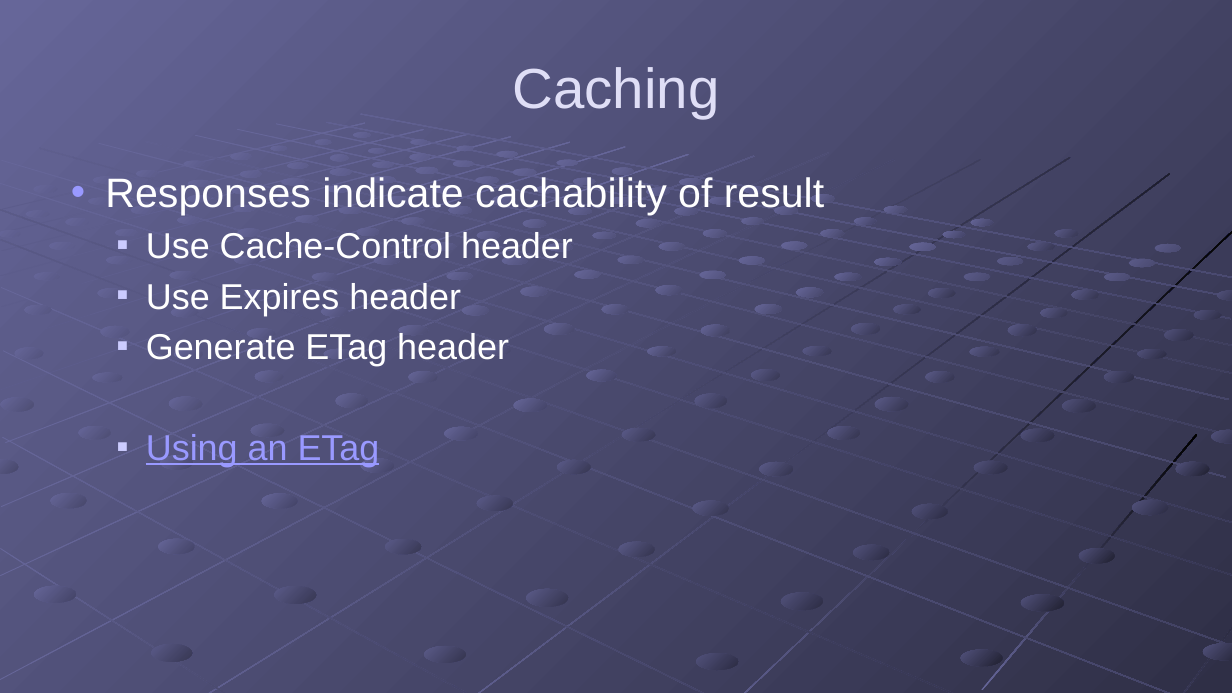
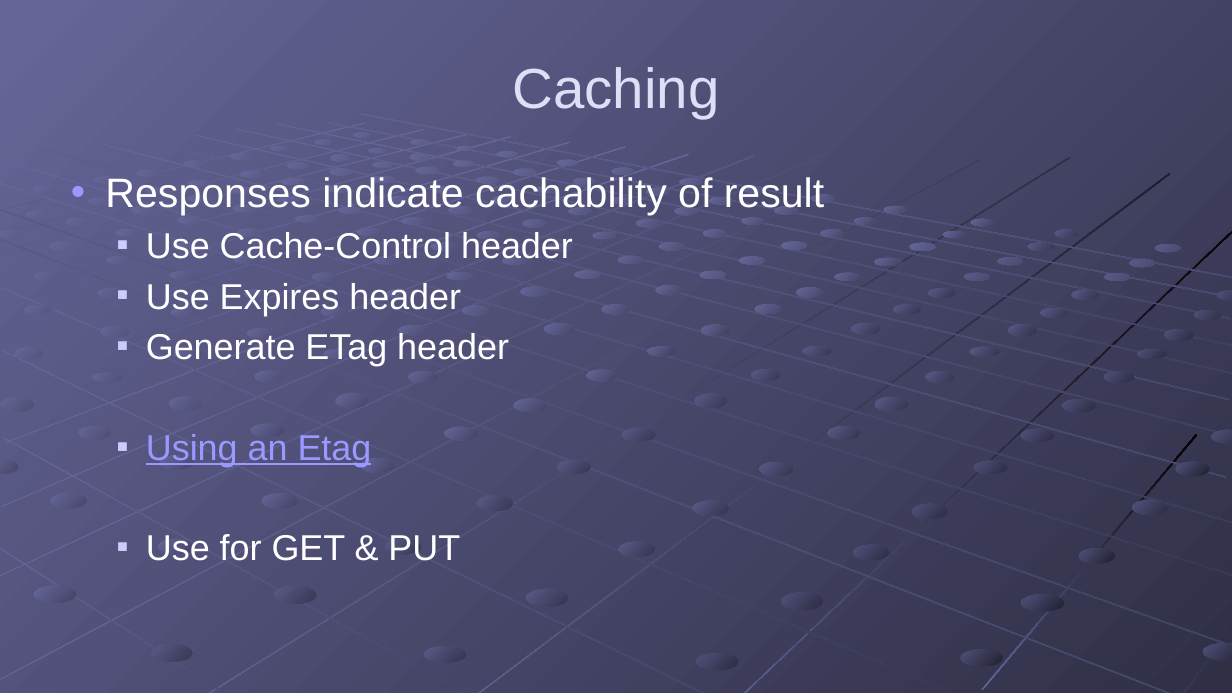
Before and after one commit to gregsohl/RESTFul_API_Presentation, a slide deck: slide 23 of Presentation/RESTful APIs.pptx. Drawn at 1232x693 pixels with LibreOffice and Linux fonts; fonts in the diff are those of the drawing. Boxes give left, top, right and bottom in pixels: in the first picture for what was removed or moved away, otherwise in the second. Text is boxed around its words. In the diff, an @@ line names an element or a change of style, - is before the commit and + after.

```diff
--- a/Presentation/RESTful APIs.pptx
+++ b/Presentation/RESTful APIs.pptx
@@ text at (146,434,460,561): text changed; text colour #9999FF to #FFFFFF @@
-  ■ Using an ETag
+  ■ Using an Etag
+  ■ Use for GET & PUT
```
Also in this commit, not shown: 1 other slide changed, 2 slides added, 1 other file.
